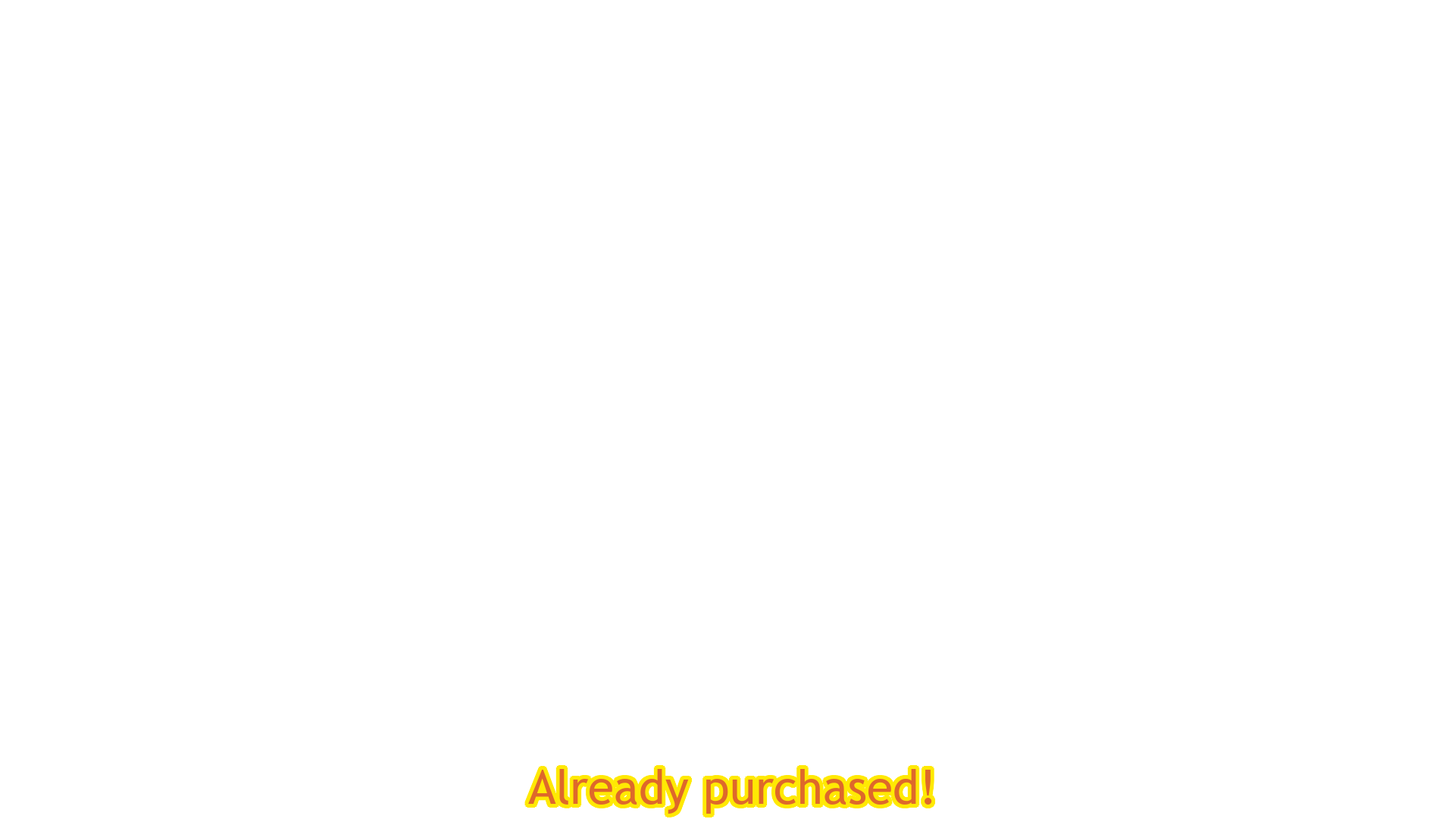
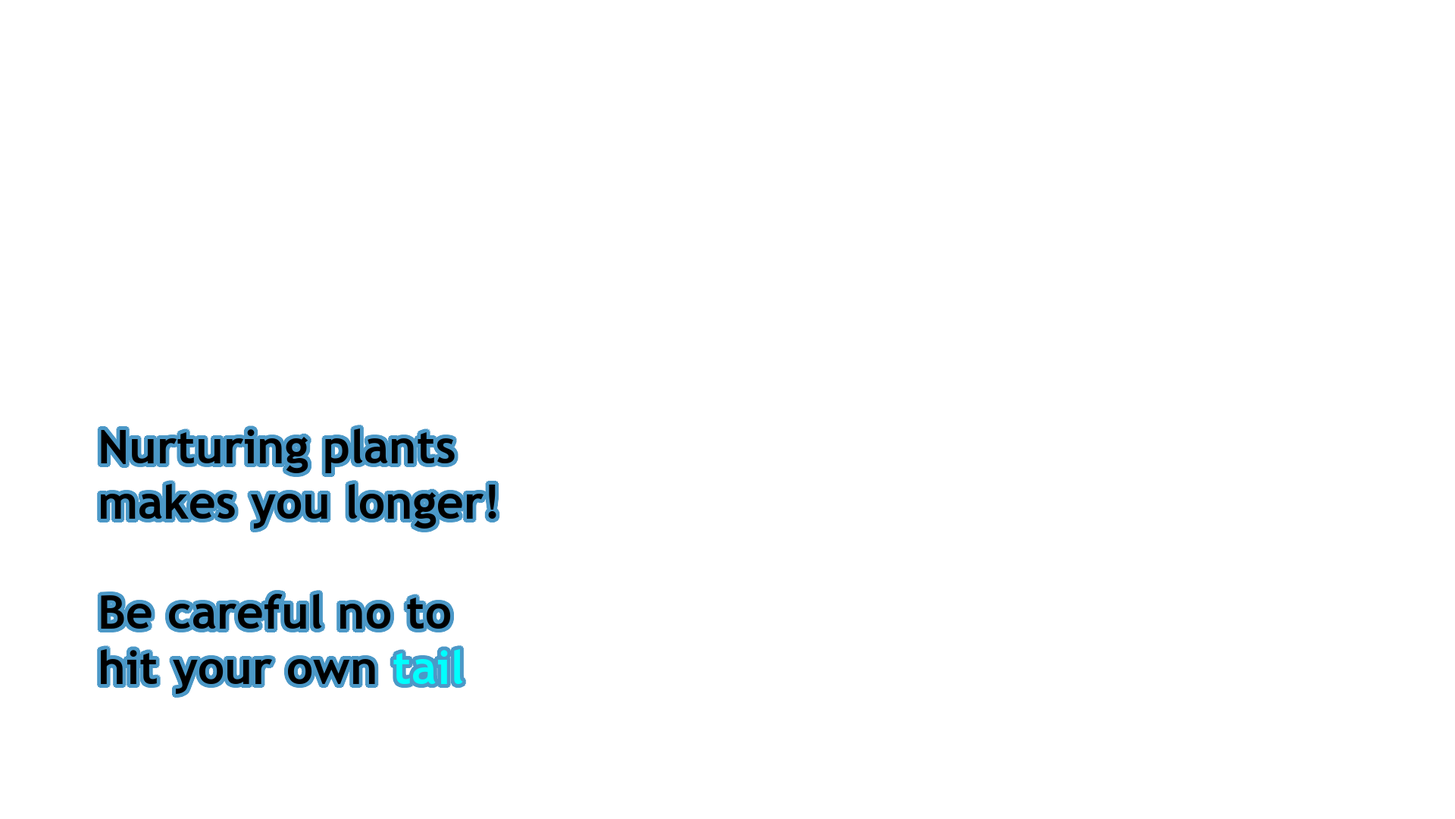
Layered file, before and after one edit (1455 × 819). Changes by layer:
hid group "already bought" (2 layers) over [524, 764, 937, 818]
hid "Already purchased!" over [528, 768, 933, 814]
hid "border" over [524, 764, 937, 818]
added group "popupDeath" with 2 layers above "popup6" over [97, 424, 501, 698]
added layer "tekst #4" in group "popupDeath" over [100, 428, 497, 694]
added layer "rozmycie #9" in group "popupDeath" over [97, 424, 501, 698]
